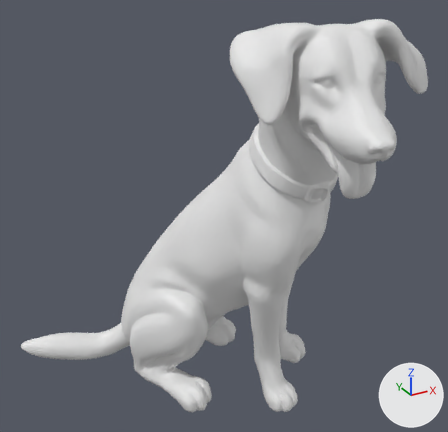
What one commit did to the FBX model Assets/Models/Goyta/MDL_Caramelo.fbx.
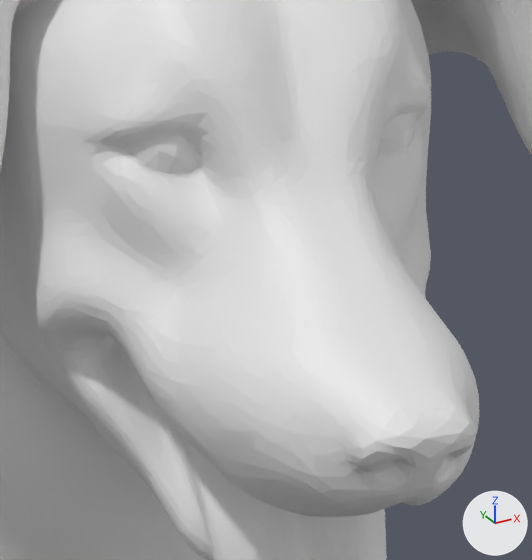
There are two pictures of each version: one whole from a 50 mm camera at (-0.553, -1.077, 1.022) aimed at (0.038, -0.003, 0.485), one close up on the part from 65% to 91% of the width and 11% to 40% of the height. Every picture has the same lights, and +X, +Y and +Z are marked at lower right. The last two pictures show the newer version. Where no turn or scale is listed for an object, it has been applied to the vertices.

The scene before the commit, as lines of its bpy script (objects in view):
```python
me_mesh_004 = bpy.data.meshes.new('mesh.004')
me_mesh_004.from_pydata(...)  # 23318 vertices, 45295 faces; spans x -0.364..0.363, y -0.379..0.384, z 0.0..0.9
me_mesh_006 = bpy.data.meshes.new('mesh.006')
me_mesh_006.from_pydata(...)  # 747 vertices, 1172 faces; spans x 0.1034..0.2078, y -0.3053..-0.2189, z 0.6049..0.7388
me_mesh_009 = bpy.data.meshes.new('mesh.009')
me_mesh_009.from_pydata(...)  # 202 vertices, 234 faces; spans x 0.0892..0.2062, y -0.3831..-0.2368, z 0.7162..0.8173
ob_mesh_node_001 = bpy.data.objects.new('mesh_node.001', me_mesh_004)
ob_mesh_node_001.location = (0.0, 0.0, 0.0)
ob_mesh_node_002 = bpy.data.objects.new('mesh_node.002', me_mesh_006)
ob_mesh_node_002.location = (0.0, 0.0, 0.0)
ob_mesh_node_003 = bpy.data.objects.new('mesh_node.003', me_mesh_009)
ob_mesh_node_003.location = (0.0, 0.0, 0.0)
```
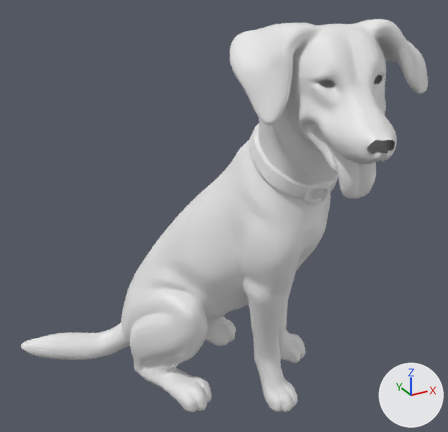
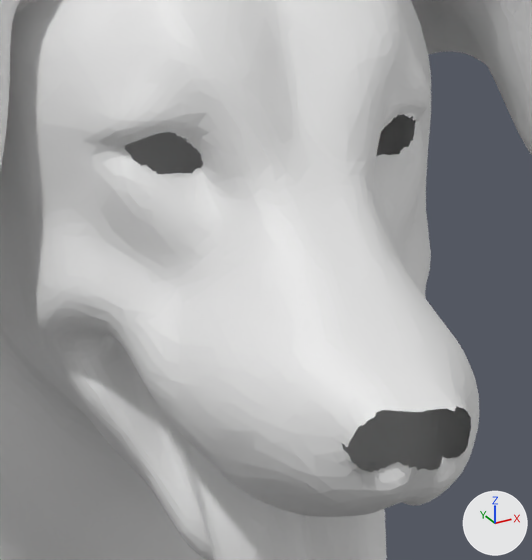
What changed in the scene script:
```text
Remove ob_mesh_node_003:
    ob_mesh_node_003 = bpy.data.objects.new('mesh_node.003', me_mesh_009)
    ob_mesh_node_003.location = (0.0, 0.0, 0.0)
```

Location of each change, [x1, y1, x2, y2] in pixels of the close-ups (532 x 560 px):
'mesh_node.003', deleted
    before: [125, 114, 477, 472]
